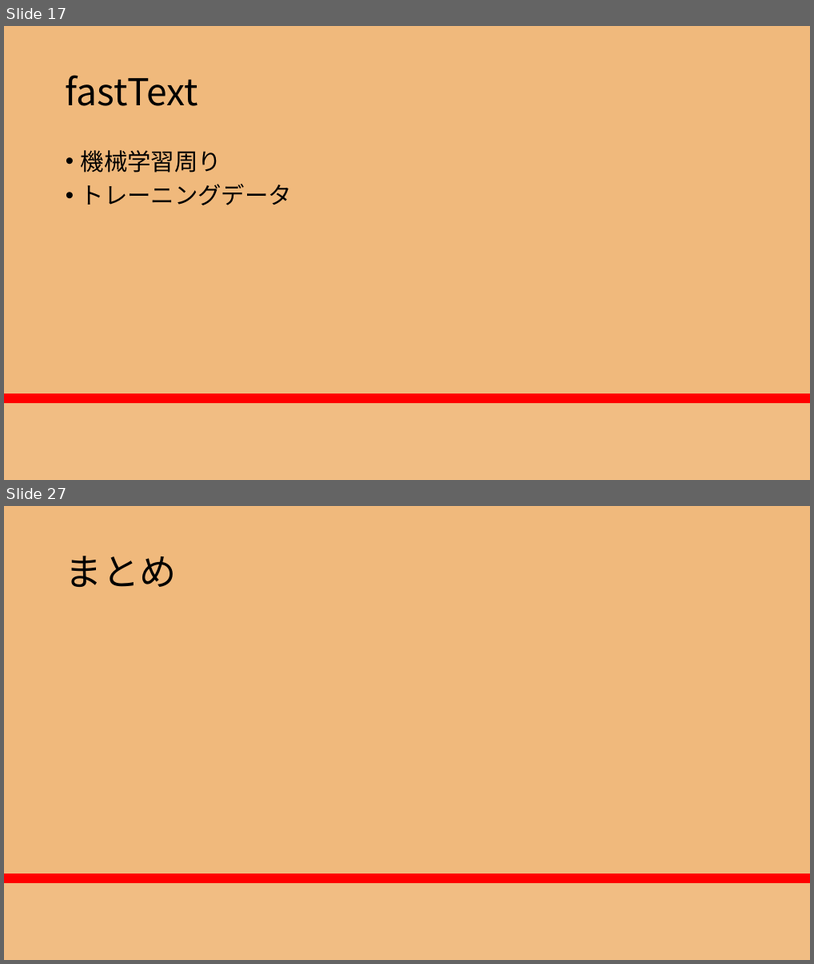
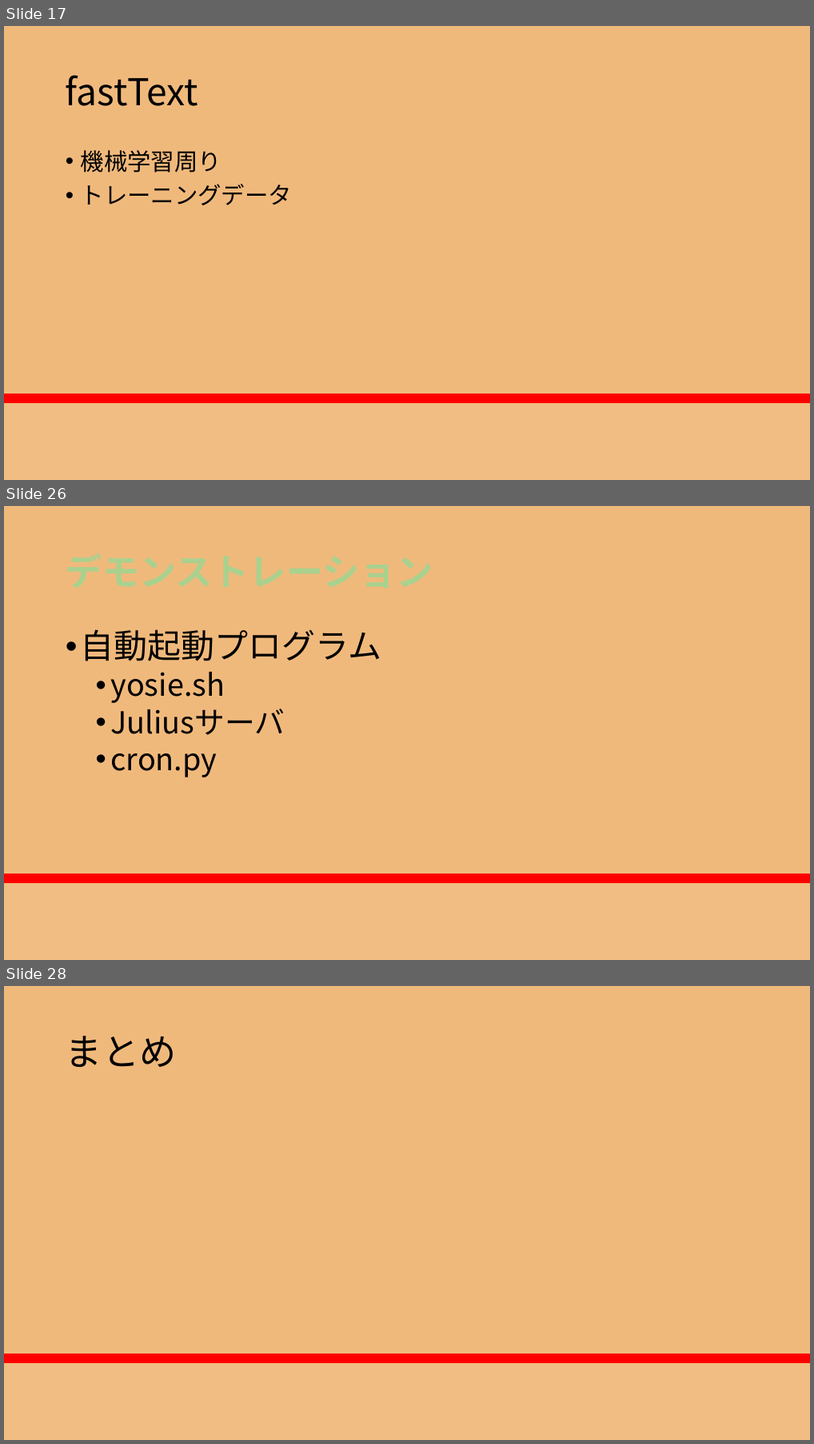
Before and after one commit to RikiishiSuzunosuke/AIspeaker_yosie, a slide deck: presentation/AIスピーカー開発_3_main.pptx. Shown one above the other, each under a label of ours: slides 17 and 27 before the commit, slides 17, 26 and 28 after it; the slides between them are not shown. The pictures are 814x964 and 814x1444 pixels, drawn with LibreOffice and Linux fonts; fonts in the diff are those of the drawing. Boxes give left, top, right and bottom in pixels: in the first picture for what was removed or moved away, otherwise in the second. Text is boxed around its words. In the diff, an @@ line names an element or a change of style, - is before the commit and + after.

```diff
--- a/presentation/AIスピーカー開発_3_main.pptx
+++ b/presentation/AIスピーカー開発_3_main.pptx
@@ slide 26 added at (4,506,810,960), background gradient #F0B97C to #FF0000 to #F86446 to #F1BD83 @@
@@ text added at (81,629,382,777), 36 pt, text #000000 @@
+• 自動起動プログラム
+  • yosie.sh
+  • Juliusサーバ
+  • cron.py
@@ what was slide 27 is now slide 28 @@
```
Also in this commit, not shown: 24 slides changed, 4 other slides added, 1 slide removed, 5 other files.
